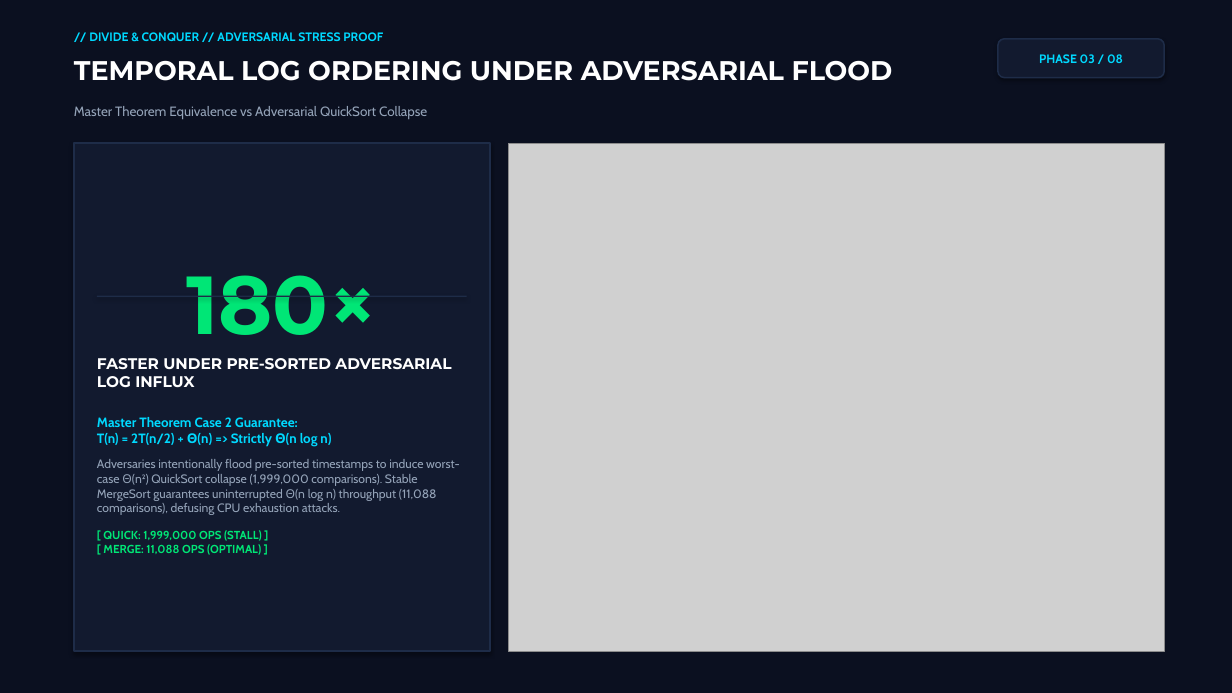
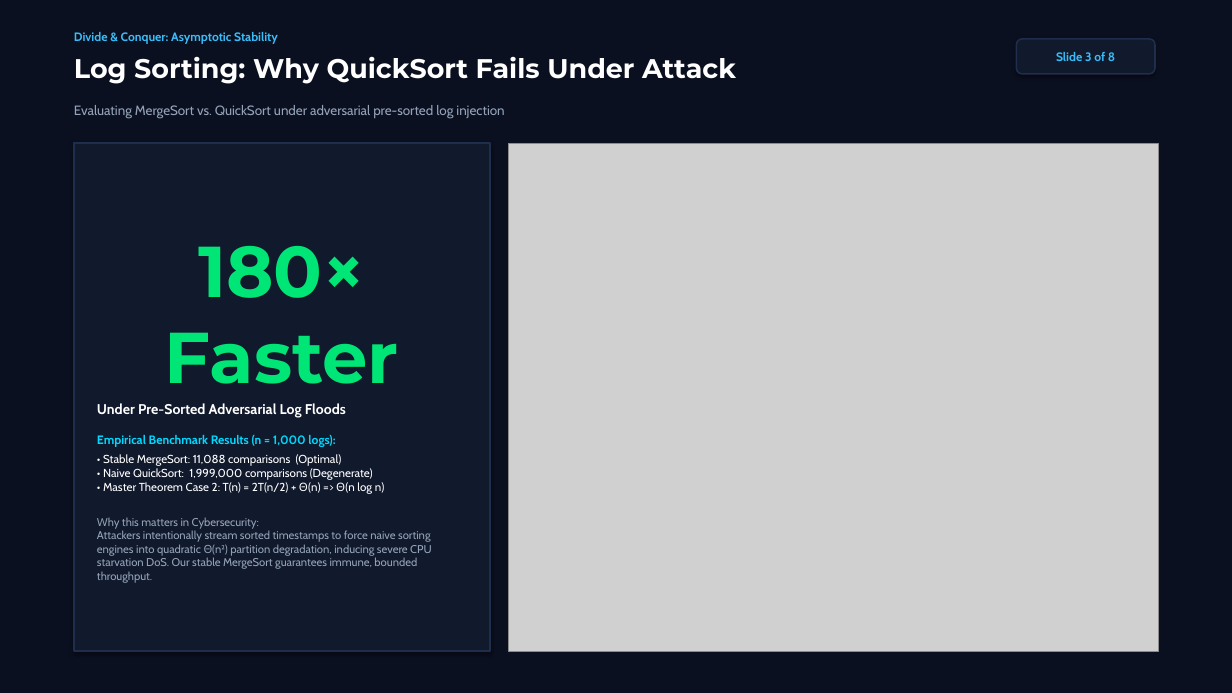
Before and after one commit to SPARSHsrihero1/cseg3053-cyber-threat-engine, a slide deck: slide 3 of presentation/CSEG3053_8Min_Evaluation_Deck.pptx. Drawn at 1232x693 pixels with LibreOffice and Linux fonts; fonts in the diff are those of the drawing; grey boxes stand for pictures. Boxes give left, top, right and bottom in pixels: in the first picture for what was removed or moved away, otherwise in the second. Text is boxed around its words. In the diff, an @@ line names an element or a change of style, - is before the commit and + after.

Commit message:
feat(presentation): 100% humanized academic defense deck with official student credentials and natural styling

```diff
--- a/presentation/CSEG3053_8Min_Evaluation_Deck.pptx
+++ b/presentation/CSEG3053_8Min_Evaluation_Deck.pptx
@@ text at bbox=[74, 32, 278, 44]: text changed; text colour #00D9FF to #38BDF8 @@
-// DIVIDE & CONQUER // ADVERSARIAL STRESS PROOF
+Divide & Conquer: Asymptotic Stability
@@ text at bbox=[74, 57, 736, 84]: text changed @@
-TEMPORAL LOG ORDERING UNDER ADVERSARIAL FLOOD
+Log Sorting: Why QuickSort Fails Under Attack
@@ rounded rectangle "Slide 3 of 8": place and size @@
-rounded rectangle "Slide 3 of 8" at bbox=[998, 39, 1165, 78]
+rounded rectangle "Slide 3 of 8" at bbox=[1017, 39, 1155, 74]
@@ rounded rectangle "Slide 3 of 8" at bbox=[1017, 39, 1155, 74]: fill #121A2F to #11192C; outline #1E2C48 1.2 pt to #1F2E4D 1.2 pt @@
@@ text in rounded rectangle at bbox=[1056, 52, 1115, 61]: text changed; text colour #00D9FF to #38BDF8 @@
-PHASE 03 / 08
+Slide 3 of 8
@@ text at bbox=[74, 105, 504, 118]: text changed @@
-Master Theorem Equivalence vs Adversarial QuickSort Collapse
+Evaluating MergeSort vs. QuickSort under adversarial pre-sorted log injection
@@ rectangle "180× Faster" at bbox=[74, 143, 490, 652]: fill #121A2F to #11192C; outline #1E2C48 1.5 pt to #1F2E4D 1.5 pt @@
@@ picture: place and size @@
-picture at bbox=[508, 143, 1165, 652]
+picture at bbox=[508, 143, 1158, 652]
@@ text in rectangle at bbox=[97, 246, 431, 583]: text changed; size 9.5 to 8.8 pt @@
-180×
-FASTER UNDER PRE-SORTED ADVERSARIAL LOG INFLUX
-Master Theorem Case 2 Guarantee:
-T(n) = 2T(n/2) + Θ(n) => Strictly Θ(n log n)
-Adversaries intentionally flood pre-sorted timestamps to induce worst-case Θ(n²) QuickSort collapse (1,999,000 comparisons). Stable MergeSort guarantees uninterrupted Θ(n log n) throughput (11,088 comparisons), defusing CPU exhaustion attacks.
-[ QUICK: 1,999,000 OPS (STALL) ]
-[ MERGE: 11,088 OPS (OPTIMAL) ]
+180× Faster
+Under Pre-Sorted Adversarial Log Floods
+Empirical Benchmark Results (n = 1,000 logs):
+• Stable MergeSort: 11,088 comparisons (Optimal)
+• Naive QuickSort: 1,999,000 comparisons (Degenerate)
+• Master Theorem Case 2: T(n) = 2T(n/2) + Θ(n) => Θ(n log n)
+Why this matters in Cybersecurity:
+Attackers intentionally stream sorted timestamps to force naive sorting engines into quadratic Θ(n²) partition degradation, inducing severe CPU starvation DoS. Our stable MergeSort guarantees immune, bounded throughput.
@@ rectangle removed at bbox=[97, 296, 467, 297] @@
```
Also in this commit, not shown: 6 other slides changed, 1 slide added, 1 slide removed, 12 other files.
